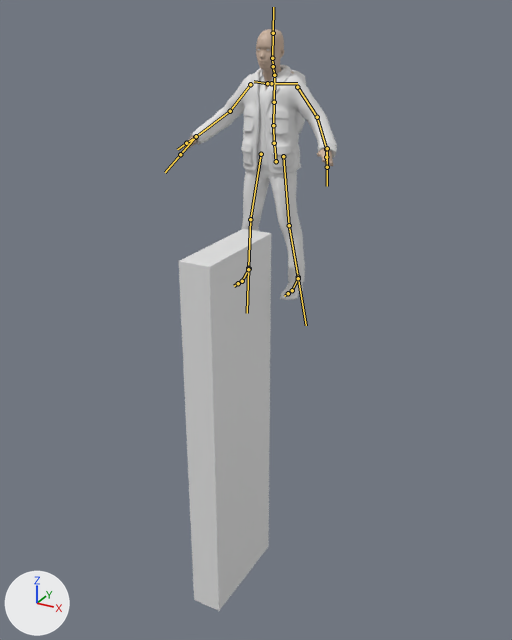
Renders of the FBX model Assets/blackwhite-side-scroller/hero.fbx from each side of a commit.
Rendered twice from a camera (50 mm lens) standing at (2.3, -4.44, 1.9) and looking at (0.02, -0.28, -0.18). Every picture has the same lights, and +X, +Y and +Z are marked at lower left. The bones that bend it are drawn over the model as lines.

The first picture shows 'Cube', 'makehuman_character-base'.
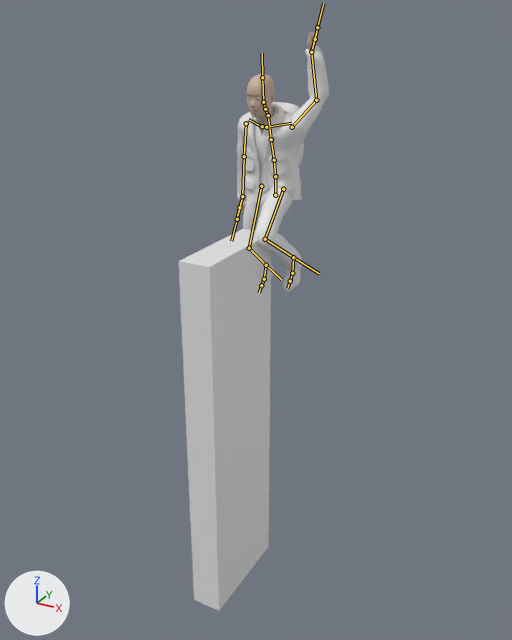
The newer file adds an action. The first version stands in its rest pose; the second is drawn at frame 10 of the action 'metarig|JumpLostControl'.

Changed parts and their boxes (x1, y1, x2, y2) in the pictures (512 x 640 px):
'makehuman_character-base', posed (40% narrower)
    before: (183, 29, 337, 300)
    after: (237, 32, 329, 292)
bone 'spine', root to tip
    before: (276, 161) to (274, 144)
    after: (275, 195) to (275, 178)
bone 'spine.001', root to tip
    before: (274, 143) to (273, 125)
    after: (275, 176) to (274, 160)
bone 'spine.002', root to tip
    before: (273, 125) to (274, 102)
    after: (274, 160) to (271, 139)
bone 'head', root to tip
    before: (272, 58) to (273, 33)
    after: (263, 102) to (262, 77)
bone 'upper_arm.L', root to tip
    before: (297, 87) to (317, 117)
    after: (292, 127) to (316, 100)
bone 'forearm.L', root to tip
    before: (317, 117) to (326, 149)
    after: (316, 100) to (311, 52)
bone 'hand.L', root to tip
    before: (326, 149) to (326, 157)
    after: (311, 52) to (315, 39)
bone 'upper_arm.R', root to tip
    before: (250, 84) to (230, 111)
    after: (246, 123) to (244, 156)
bone 'forearm.R', root to tip
    before: (230, 111) to (195, 137)
    after: (244, 156) to (242, 196)
bone 'hand.R', root to tip
    before: (195, 137) to (186, 143)
    after: (242, 196) to (239, 207)
bone 'thigh.L', root to tip
    before: (283, 156) to (289, 225)
    after: (283, 189) to (265, 239)
bone 'shin.L', root to tip
    before: (289, 225) to (298, 277)
    after: (265, 239) to (293, 257)
bone 'thigh.R', root to tip
    before: (261, 154) to (250, 219)
    after: (261, 186) to (249, 248)
bone 'shin.R', root to tip
    before: (250, 219) to (248, 268)
    after: (249, 248) to (266, 265)
bone 'foot.R.IK', root to tip
    before: (249, 268) to (249, 268)
    after: (266, 265) to (266, 264)
bone 'hand.L.IK', root to tip
    before: (327, 148) to (327, 167)
    after: (311, 52) to (317, 27)
bone 'foot.L.IK', root to tip
    before: (298, 278) to (298, 278)
    after: (293, 257) to (294, 256)

Diff of the bpy script that builds the scene:
```diff
--- a/Assets/blackwhite-side-scroller/hero.fbx.py
+++ b/Assets/blackwhite-side-scroller/hero.fbx.py
@@ bone_spine @@
 bone_spine = bpy.data.objects['metarig'].pose.bones['spine']
-bone_spine.location = (0.0, 0.0, 0.0)
-bone_spine.rotation_quaternion = (1.0, 0.0, 0.0, 0.0)  # degrees (0, 0, 0)
+bone_spine.location = (0.0, -0.231, 0.064)
+bone_spine.rotation_quaternion = (0.994, -0.11, 0.0, 0.0)  # degrees (-13, 0, 0)
@@ bone_spine_001 @@
 bone_spine_001 = bpy.data.objects['metarig'].pose.bones['spine.001']  # child of 'spine'
-bone_spine_001.rotation_quaternion = (1.0, 0.0, 0.0, 0.0)  # degrees (0, 0, 0)
+bone_spine_001.rotation_quaternion = (0.987, 0.162, 0.0, 0.0)  # degrees (19, 0, 0)
@@ bone_spine_002 @@
 bone_spine_002 = bpy.data.objects['metarig'].pose.bones['spine.002']  # child of 'spine.001'
-bone_spine_002.rotation_quaternion = (1.0, 0.0, 0.0, 0.0)  # degrees (0, 0, 0)
+bone_spine_002.rotation_quaternion = (0.994, 0.107, 0.0, 0.0)  # degrees (12, 0, 0)
@@ bone_head @@
 bone_head = bpy.data.objects['metarig'].pose.bones['head']  # child of 'spine.005'
-bone_head.rotation_quaternion = (1.0, 0.0, 0.0, 0.0)  # degrees (0, 0, 0)
+bone_head.rotation_quaternion = (0.994, -0.112, -0.001, 0.0)  # degrees (-13, 0, 0)
@@ bone_upper_arm_l @@
 bone_upper_arm_l = bpy.data.objects['metarig'].pose.bones['upper_arm.L']  # child of 'shoulder.L'
-bone_upper_arm_l.rotation_quaternion = (1.0, 0.0, 0.0, 0.0)  # degrees (0, 0, 0)
+bone_upper_arm_l.rotation_quaternion = (0.61, -0.39, -0.251, 0.643)  # degrees (-54, 11, 87)
@@ bone_forearm_l @@
 bone_forearm_l = bpy.data.objects['metarig'].pose.bones['forearm.L']  # child of 'upper_arm.L'
-bone_forearm_l.rotation_quaternion = (1.0, 0.0, 0.0, 0.0)  # degrees (0, 0, 0)
+bone_forearm_l.rotation_quaternion = (0.844, 0.118, -0.34, 0.398)  # degrees (-6, -42, 53)
@@ bone_hand_l @@
 bone_hand_l = bpy.data.objects['metarig'].pose.bones['hand.L']  # child of 'forearm.L'
-bone_hand_l.rotation_quaternion = (1.0, 0.0, 0.0, 0.0)  # degrees (0, 0, 0)
+bone_hand_l.rotation_quaternion = (-0.225, 0.165, 0.911, -0.304)  # degrees (41, -162, -27)
@@ bone_upper_arm_r @@
 bone_upper_arm_r = bpy.data.objects['metarig'].pose.bones['upper_arm.R']  # child of 'shoulder.R'
-bone_upper_arm_r.rotation_quaternion = (1.0, 0.0, 0.0, 0.0)  # degrees (0, 0, 0)
+bone_upper_arm_r.rotation_quaternion = (0.959, 0.081, -0.034, 0.27)  # degrees (8, -6, 31)
@@ bone_forearm_r @@
 bone_forearm_r = bpy.data.objects['metarig'].pose.bones['forearm.R']  # child of 'upper_arm.R'
-bone_forearm_r.rotation_quaternion = (1.0, 0.0, 0.0, 0.0)  # degrees (0, 0, 0)
+bone_forearm_r.rotation_quaternion = (0.951, -0.306, -0.044, 0.027)  # degrees (-36, -4, 4)
@@ bone_hand_r @@
 bone_hand_r = bpy.data.objects['metarig'].pose.bones['hand.R']  # child of 'forearm.R'
-bone_hand_r.rotation_quaternion = (1.0, 0.0, 0.0, 0.0)  # degrees (0, 0, 0)
+bone_hand_r.rotation_quaternion = (0.968, 0.171, -0.129, -0.133)  # degrees (22, -12, -18)
@@ bone_thigh_l @@
 bone_thigh_l = bpy.data.objects['metarig'].pose.bones['thigh.L']  # child of 'spine'
-bone_thigh_l.rotation_quaternion = (1.0, 0.0, 0.0, 0.0)  # degrees (0, 0, 0)
+bone_thigh_l.rotation_quaternion = (0.934, -0.355, 0.023, -0.027)  # degrees (-42, 1, -4)
@@ bone_shin_l @@
 bone_shin_l = bpy.data.objects['metarig'].pose.bones['shin.L']  # child of 'thigh.L'
-bone_shin_l.rotation_quaternion = (1.0, 0.0, 0.0, 0.0)  # degrees (0, 0, 0)
+bone_shin_l.rotation_quaternion = (0.63, 0.777, -0.008, -0.024)  # degrees (102, 2, -2)
@@ bone_thigh_r @@
 bone_thigh_r = bpy.data.objects['metarig'].pose.bones['thigh.R']  # child of 'spine'
-bone_thigh_r.rotation_quaternion = (1.0, 0.0, 0.0, 0.0)  # degrees (0, 0, 0)
+bone_thigh_r.rotation_quaternion = (0.994, 0.106, -0.007, 0.021)  # degrees (12, -1, 2)
@@ bone_shin_r @@
 bone_shin_r = bpy.data.objects['metarig'].pose.bones['shin.R']  # child of 'thigh.R'
-bone_shin_r.rotation_quaternion = (1.0, 0.0, 0.0, 0.0)  # degrees (0, 0, 0)
+bone_shin_r.rotation_quaternion = (0.919, 0.394, 0.002, -0.006)  # degrees (46, 0, -1)
@@ bone_foot_r_ik @@
 bone_foot_r_ik = bpy.data.objects['metarig'].pose.bones['foot.R.IK']
-bone_foot_r_ik.location = (0.0, 0.0, 0.0)
-bone_foot_r_ik.rotation_quaternion = (1.0, 0.0, 0.0, 0.0)  # degrees (0, 0, 0)
+bone_foot_r_ik.location = (0.0, 0.28, -0.057)
+bone_foot_r_ik.rotation_quaternion = (0.932, 0.362, 0.0, 0.0)  # degrees (42, 0, 0)
@@ bone_hand_l_ik @@
 bone_hand_l_ik = bpy.data.objects['metarig'].pose.bones['hand.L.IK']
-bone_hand_l_ik.location = (0.0, 0.0, 0.0)
-bone_hand_l_ik.rotation_quaternion = (1.0, 0.0, 0.0, 0.0)  # degrees (0, 0, 0)
+bone_hand_l_ik.location = (-0.057, -0.611, 0.257)
+bone_hand_l_ik.rotation_quaternion = (-0.262, -0.891, 0.218, -0.3)  # degrees (154, -40, -18)
@@ bone_foot_l_ik @@
 bone_foot_l_ik = bpy.data.objects['metarig'].pose.bones['foot.L.IK']
-bone_foot_l_ik.location = (0.0, 0.0, 0.0)
-bone_foot_l_ik.rotation_quaternion = (1.0, 0.0, 0.0, 0.0)  # degrees (0, 0, 0)
+bone_foot_l_ik.location = (0.0, -0.08, 0.191)
+bone_foot_l_ik.rotation_quaternion = (0.905, 0.425, 0.0, 0.0)  # degrees (50, 0, 0)
```
